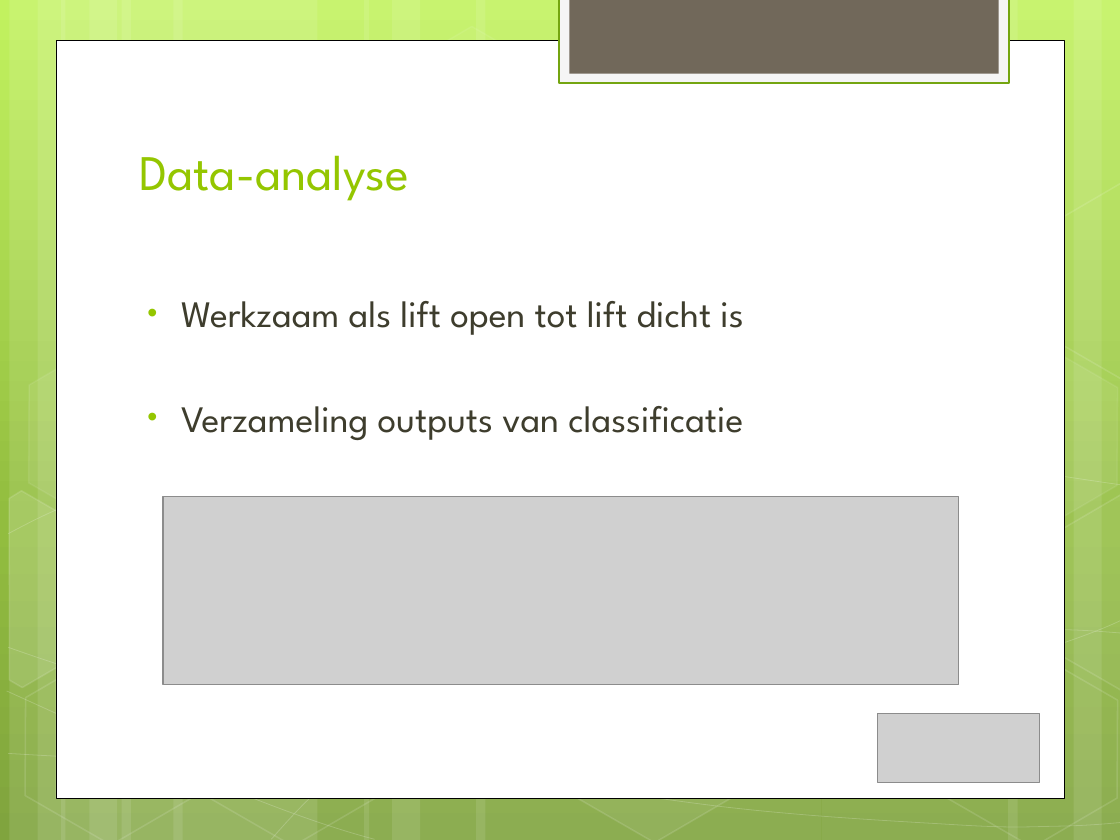
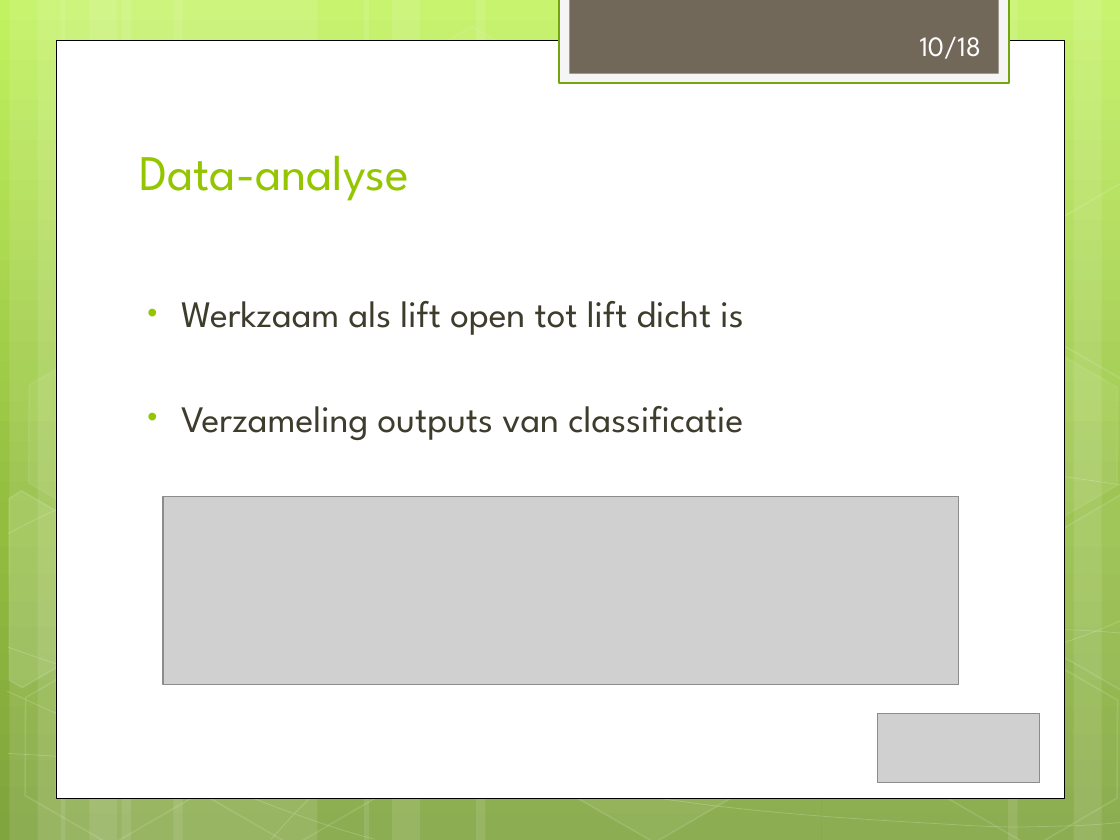
Before and after one commit to Suresh25/imaging-project-group-5, a slide deck: slide 10 of TI2710-D.pptx. Drawn at 1120x840 pixels with LibreOffice and Linux fonts; fonts in the diff are those of the drawing; grey boxes stand for pictures. Boxes give left, top, right and bottom in pixels: in the first picture for what was removed or moved away, otherwise in the second. Text is boxed around its words. In the diff, an @@ line names an element or a change of style, - is before the commit and + after.

```diff
--- a/TI2710-D.pptx
+++ b/TI2710-D.pptx
@@ text added at <box>920,36,982,59</box>, 18 pt, text #FFFFFF @@
+10/18
```
Also in this commit, not shown: 7 other slides changed, 9 slides added, 1 slide removed, 1 other file.
